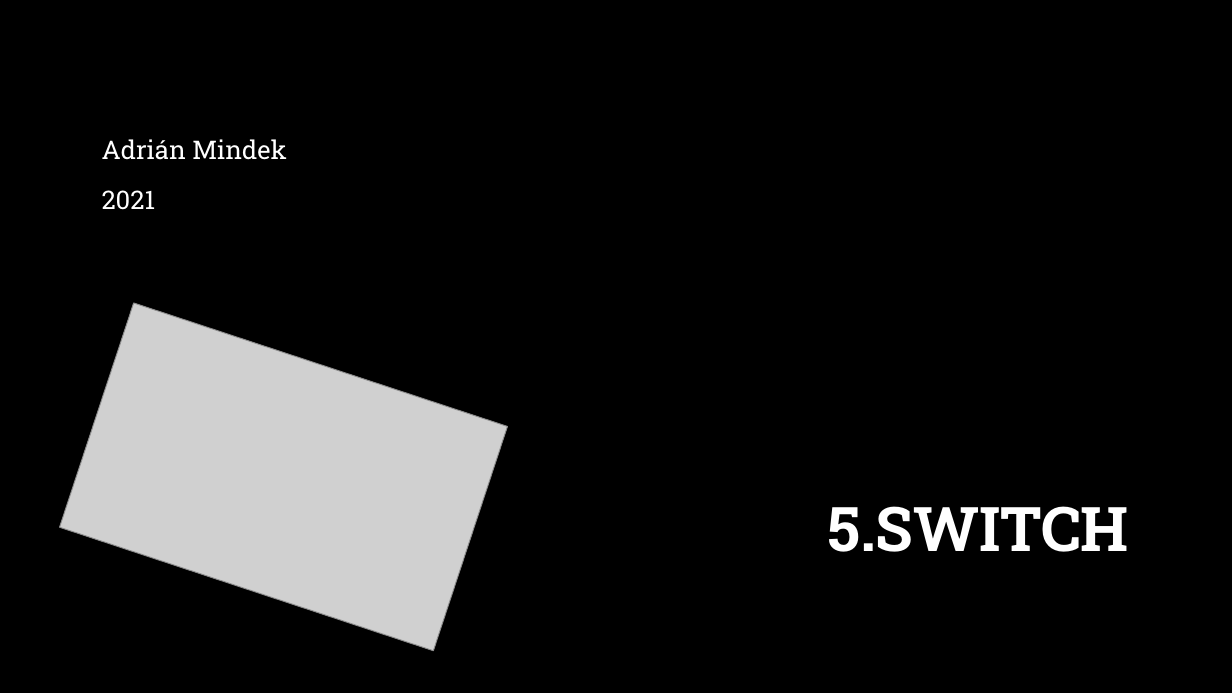
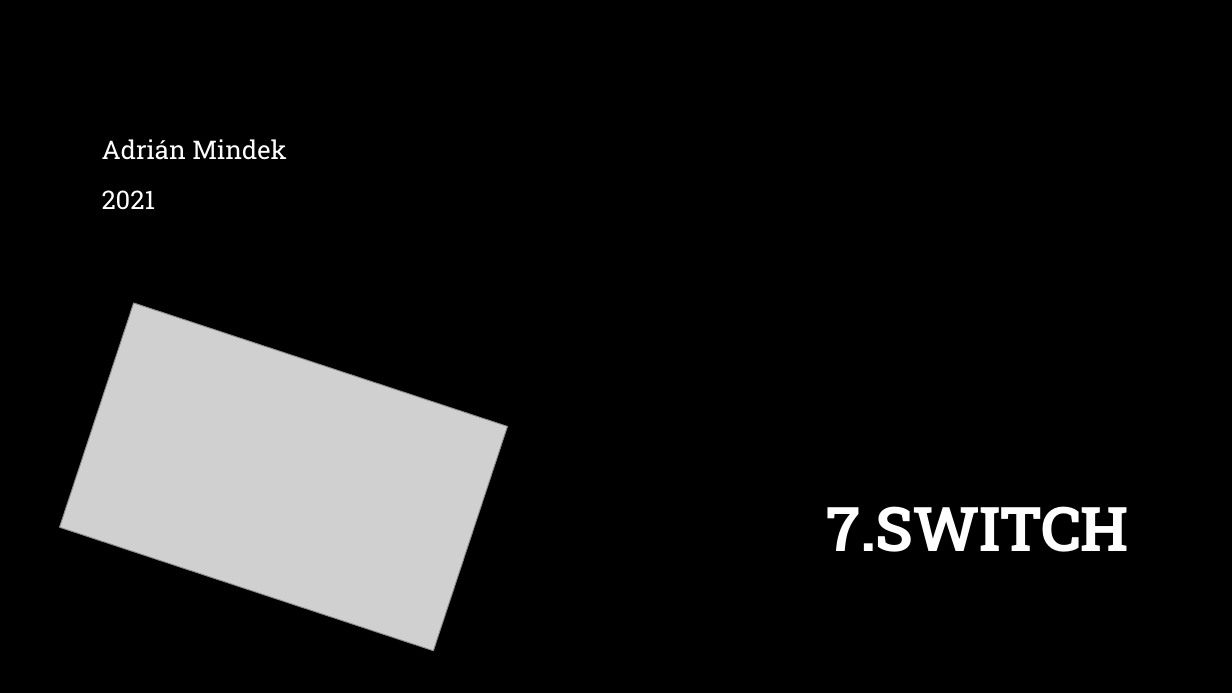
Before and after one commit to andrej667/CRG-PRO-C, a slide deck: slide 1 of Prezentácie/07.Switch/7.Switch.pptx. Drawn at 1232x693 pixels with LibreOffice and Linux fonts; fonts in the diff are those of the drawing; grey boxes stand for pictures; background and template pictures are left out. Boxes give left, top, right and bottom in pixels: in the first picture for what was removed or moved away, otherwise in the second. Text is boxed around its words. In the diff, an @@ line names an element or a change of style, - is before the commit and + after.

```diff
--- a/Prezentácie/07.Switch/7.Switch.pptx
+++ b/Prezentácie/07.Switch/7.Switch.pptx
@@ title at (827,506,1129,552): text changed @@
-5.SWITCH
+7.SWITCH
```
Also in this commit, not shown: 1 other slide changed.
